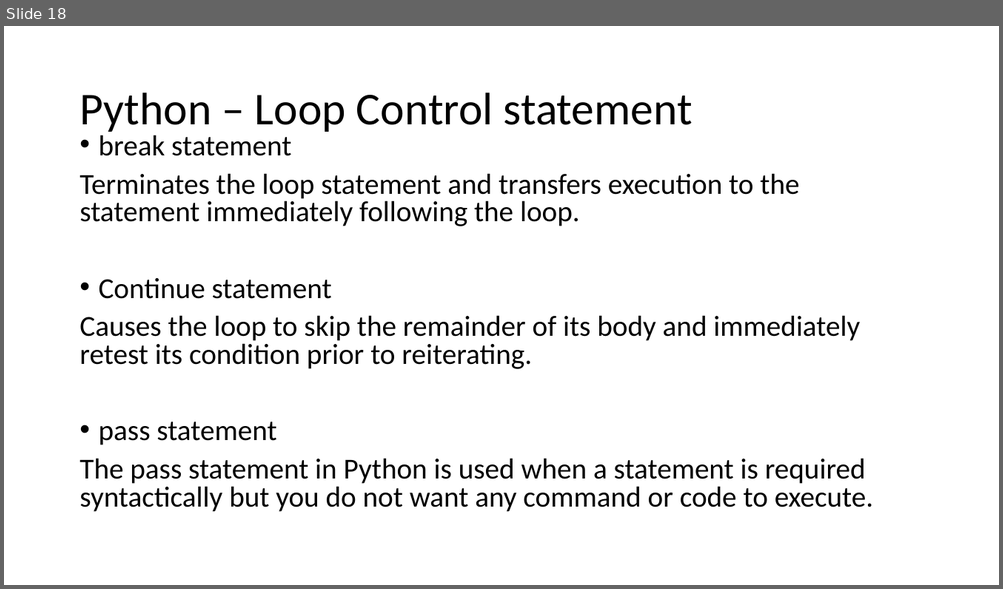
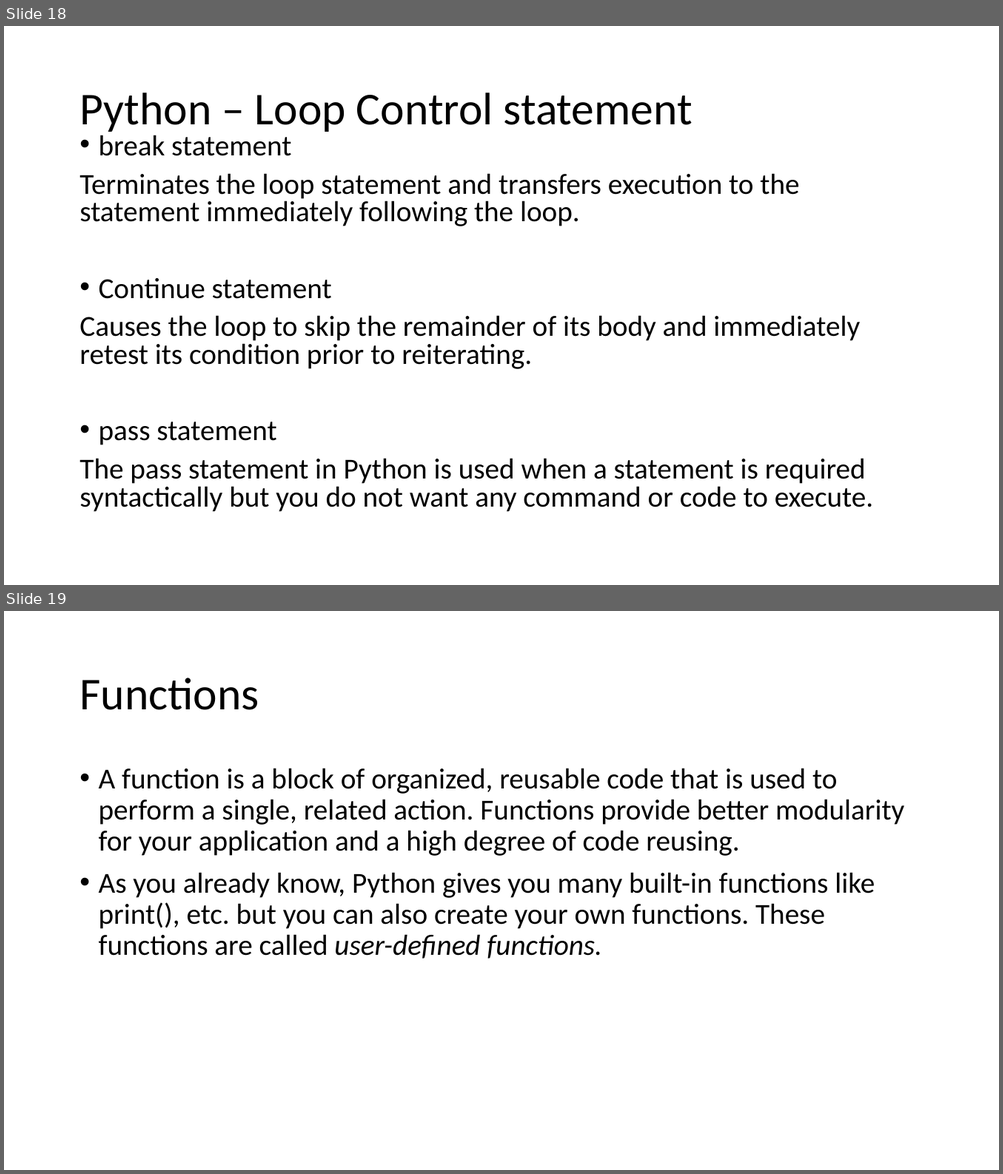
Before and after one commit to bhajojo/PythonTraining, a slide deck: Day_3_Training.pptx. Shown one above the other, each under a label of ours: slide 18 before the commit, slides 18 and 19 after it. The pictures are 1003x589 and 1003x1174 pixels, drawn with LibreOffice and Linux fonts; fonts in the diff are those of the drawing. Boxes give left, top, right and bottom in pixels: in the first picture for what was removed or moved away, otherwise in the second. Text is boxed around its words. In the diff, an @@ line names an element or a change of style, - is before the commit and + after.

```diff
--- a/Day_3_Training.pptx
+++ b/Day_3_Training.pptx
@@ slide 19 added at bbox=[4, 611, 999, 1170], background #FFFFFF @@
@@ title added at bbox=[79, 678, 259, 710], 44 pt, text #000000 @@
+Functions
@@ text added at bbox=[99, 768, 904, 959], 28 pt, text #000000 @@
+• A function is a block of organized, reusable code that is used to perform a single, related action. Functions provide better modularity for your application and a high degree of code reusing.
+• As you already know, Python gives you many built-in functions like print(), etc. but you can also create your own functions. These functions are called user-defined functions.
```
Also in this commit, not shown: 3 other slides added, 2 slides removed, 10 other files.
